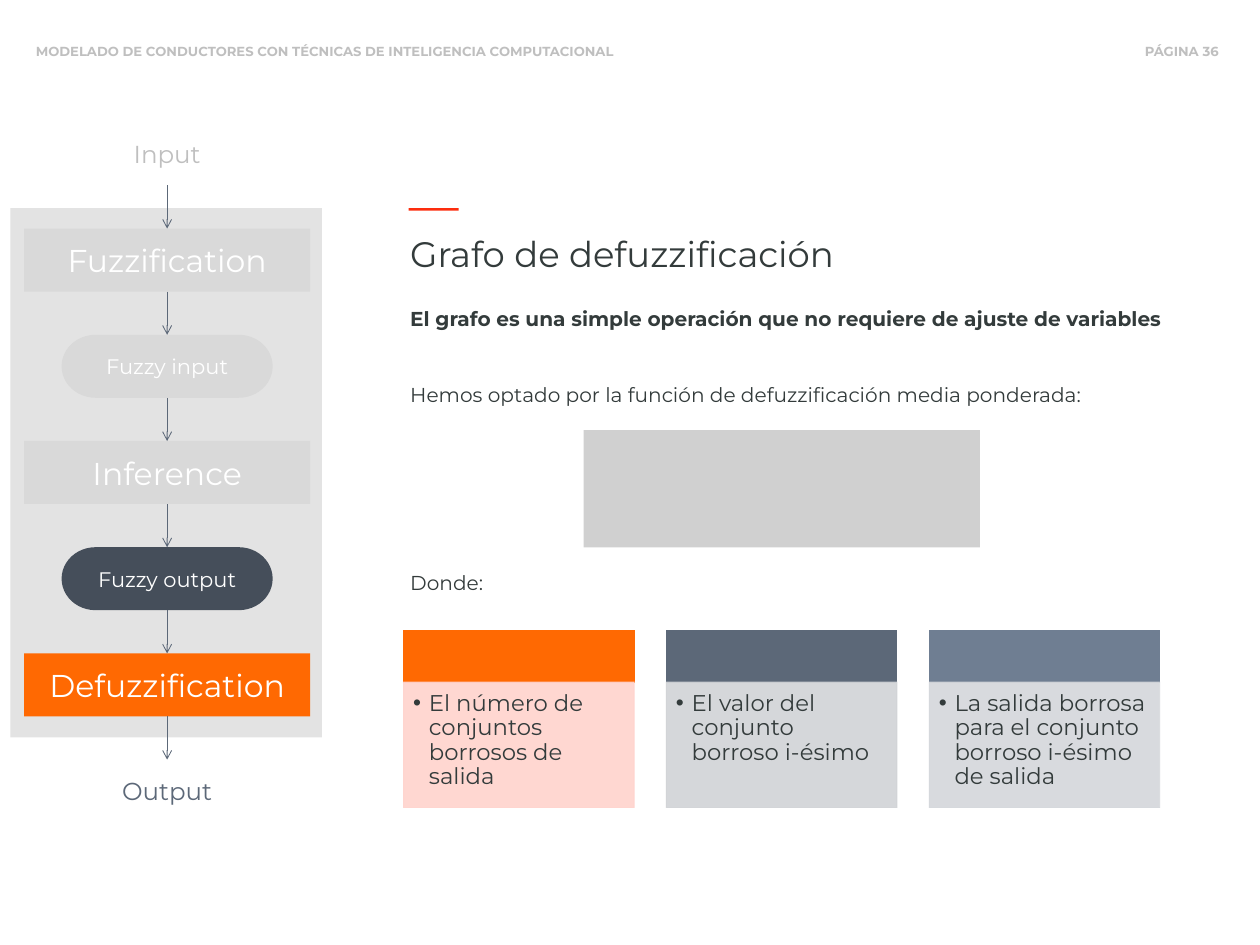
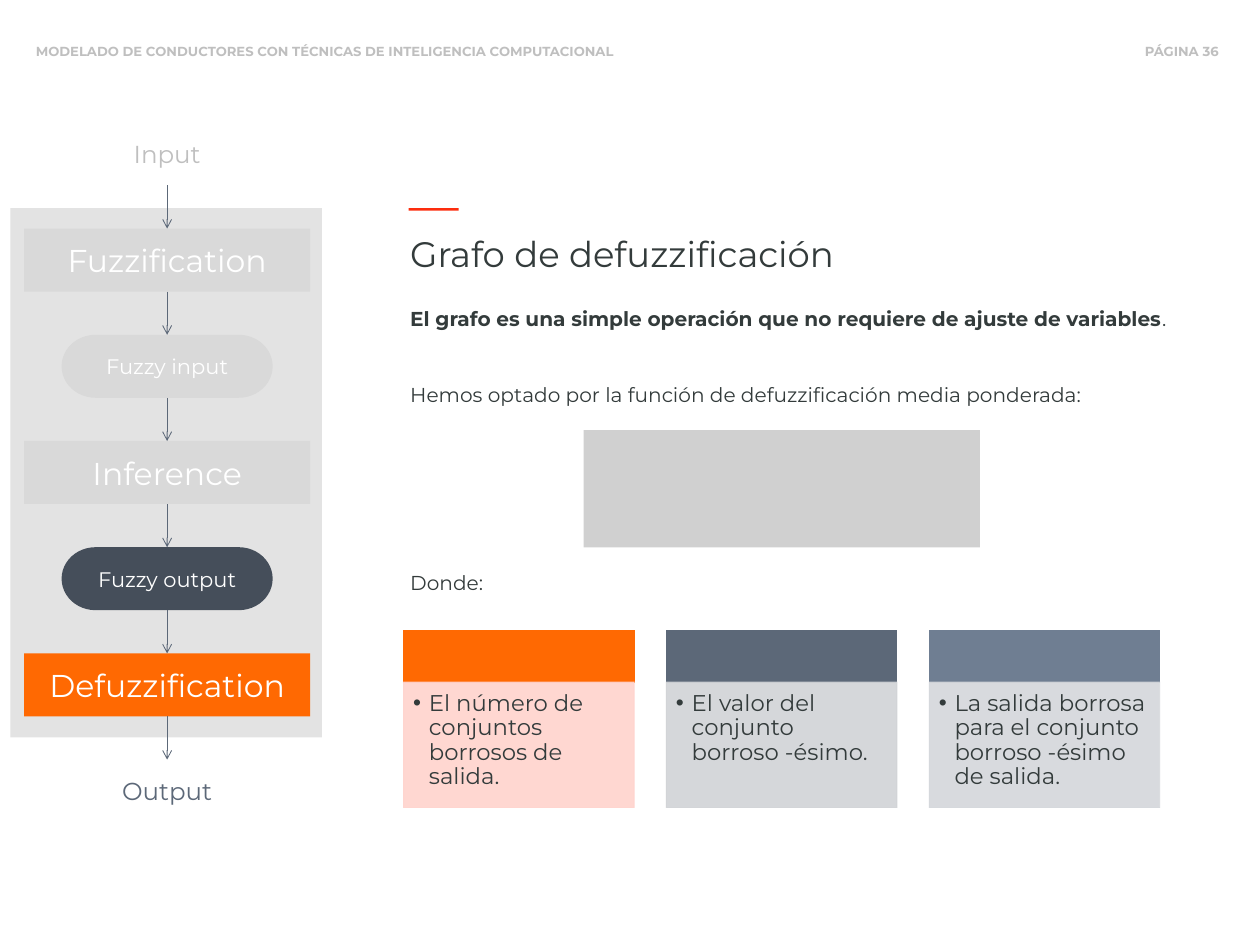
Before and after one commit to blazaid/PhD-Alberto, a slide deck: slide 36 of slides/phd-slides.pptx. Drawn at 1260x945 pixels with LibreOffice and Linux fonts; fonts in the diff are those of the drawing; grey boxes stand for pictures. Boxes give left, top, right and bottom in pixels: in the first picture for what was removed or moved away, otherwise in the second. Text is boxed around its words. In the diff, an @@ line names an element or a change of style, - is before the commit and + after.

```diff
--- a/slides/phd-slides.pptx
+++ b/slides/phd-slides.pptx
@@ text at <box>410,310,1166,330</box>: text changed @@
-El grafo es una simple operación que no requiere de ajuste de variables
+El grafo es una simple operación que no requiere de ajuste de variables.
@@ text at <box>429,694,583,784</box>: text changed @@
-  • El número de conjuntos borrosos de salida
+  • El número de conjuntos borrosos de salida.
@@ text at <box>692,694,868,760</box>: text changed @@
-  • El valor del conjunto borroso i-ésimo
+  • El valor del conjunto borroso -ésimo.
@@ text at <box>955,694,1145,784</box>: text changed @@
-  • La salida borrosa para el conjunto borroso i-ésimo de salida
+  • La salida borrosa para el conjunto borroso -ésimo de salida.
```
Also in this commit, not shown: 35 other slides changed, 1 other file.
